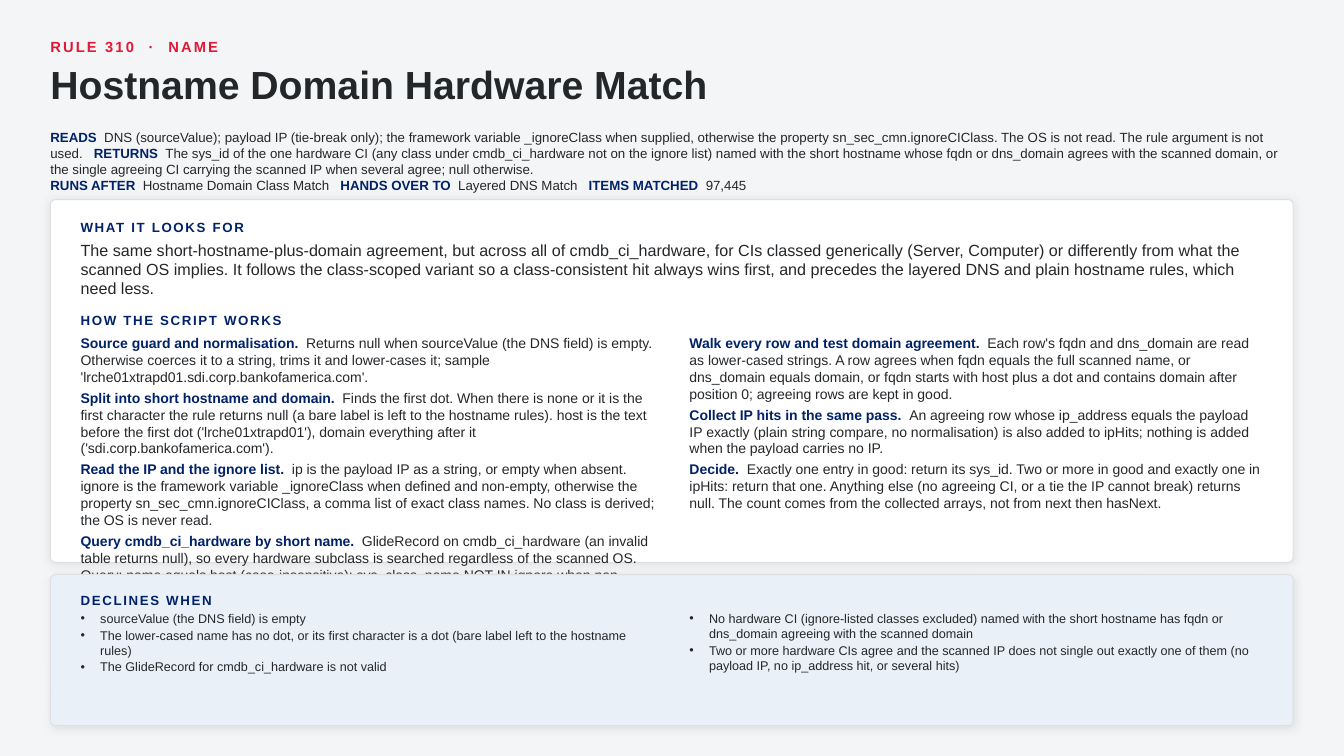
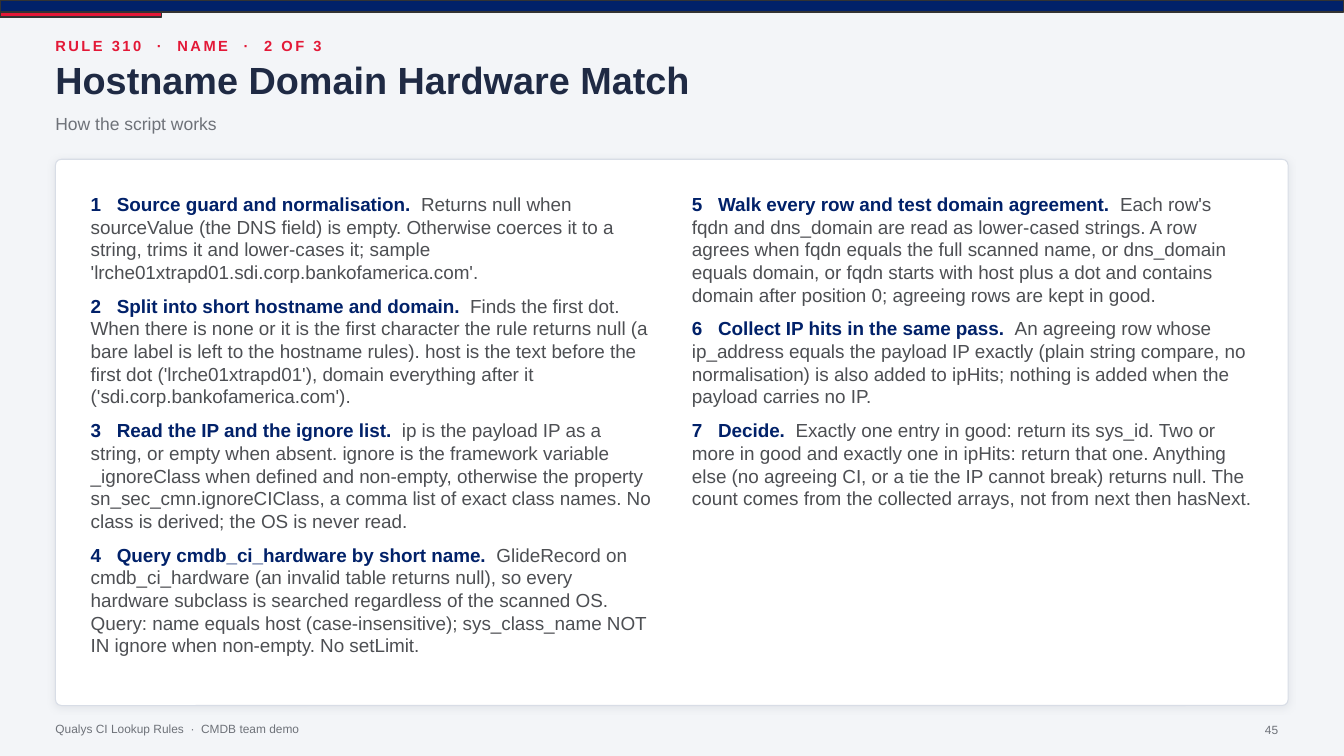
Before and after one commit to singhmihir/py, a slide deck: slide 45 of stories/qualys-ci-lookup-rules/Qualys CI Lookup Rules - CMDB Team Demo.pptx (slide 29 before the commit). Drawn at 1344x756 pixels with LibreOffice and Linux fonts; fonts in the diff are those of the drawing. Boxes give left, top, right and bottom in pixels: in the first picture for what was removed or moved away, otherwise in the second. Text is boxed around its words. In the diff, an @@ line names an element or a change of style, - is before the commit and + after.

```diff
--- a/stories/qualys-ci-lookup-rules/Qualys CI Lookup Rules - CMDB Team Demo.pptx
+++ b/stories/qualys-ci-lookup-rules/Qualys CI Lookup Rules - CMDB Team Demo.pptx
@@ background #F4F5F6 to #F3F5F8 @@
@@ rectangle added at [0,0,1344,12], fill #012169, outline #333333 1 pt @@
@@ rectangle added at [0,12,161,17], fill #E31837, outline #333333 1 pt @@
@@ text "Hostname Domain Hardware Match" at [55,66,689,95]: size 28 to 27 pt, text colour #24272A to #1F2A44 @@
@@ text at [55,40,321,51]: text changed @@
-RULE 310 · NAME
+RULE 310 · NAME · 2 OF 3
@@ text at [55,117,217,134]: text changed; size 9.5 to 12.5 pt; text colour #012169 to #6E7279; bold off @@
-HOW THE SCRIPT WORKS
+How the script works
@@ text "How the script works" at [55,117,217,134]: vertical alignment middle to top @@
@@ text removed at [50,132,1278,193] @@
-READS DNS (sourceValue); payload IP (tie-break only); the framework variable _ignoreClass when supplied, otherwise the property sn_sec_cmn.ignoreCIClass. The OS is not read. The rule argument is not used. RETURNS The sys_id of the one hardware CI (any class under cmdb_ci_hardware not on the ignore list) named with the short hostname whose fqdn or dns_domain agrees with the scanned domain, or the single agreeing CI carrying the scanned IP when several agree; null otherwise.
-RUNS AFTER Hostname Domain Class Match HANDS OVER TO Layered DNS Match ITEMS MATCHED 97,445
@@ rounded rectangle: place and size @@
-rounded rectangle at [50,200,1294,563]
+rounded rectangle at [55,159,1289,706]
@@ rounded rectangle at [55,159,1289,706]: outline #DDE0E3 0.75 pt to #D8DDE6 0.75 pt; shadow changed; proportions changed @@
@@ text at [91,197,651,656]: text changed; size 10 to 13.5 pt; text colour #24272A to #4D4F53 @@
-• Source guard and normalisation. Returns null when sourceValue (the DNS field) is empty. Otherwise coerces it to a string, trims it and lower-cases it; sample 'lrche01xtrapd01.sdi.corp.bankofamerica.com'.
-• Split into short hostname and domain. Finds the first dot. When there is none or it is the first character the rule returns null (a bare label is left to the hostname rules). host is the text before the first dot ('lrche01xtrapd01'), domain everything after it ('sdi.corp.bankofamerica.com').
-• Read the IP and the ignore list. ip is the payload IP as a string, or empty when absent. ignore is the framework variable _ignoreClass when defined and non-empty, otherwise the property sn_sec_cmn.ignoreCIClass, a comma list of exact class names. No class is derived; the OS is never read.
-• Query cmdb_ci_hardware by short name. GlideRecord on cmdb_ci_hardware (an invalid table returns null), so every hardware subclass is searched regardless of the scanned OS. Query: name equals host (case-insensitive); sys_class_name NOT IN ignore when non-empty. No setLimit.
+1 Source guard and normalisation. Returns null when sourceValue (the DNS field) is empty. Otherwise coerces it to a string, trims it and lower-cases it; sample 'lrche01xtrapd01.sdi.corp.bankofamerica.com'.
+2 Split into short hostname and domain. Finds the first dot. When there is none or it is the first character the rule returns null (a bare label is left to the hostname rules). host is the text before the first dot ('lrche01xtrapd01'), domain everything after it ('sdi.corp.bankofamerica.com').
+3 Read the IP and the ignore list. ip is the payload IP as a string, or empty when absent. ignore is the framework variable _ignoreClass when defined and non-empty, otherwise the property sn_sec_cmn.ignoreCIClass, a comma list of exact class names. No class is derived; the OS is never read.
+4 Query cmdb_ci_hardware by short name. GlideRecord on cmdb_ci_hardware (an invalid table returns null), so every hardware subclass is searched regardless of the scanned OS. Query: name equals host (case-insensitive); sys_class_name NOT IN ignore when non-empty. No setLimit.
@@ text at [692,197,1251,509]: text changed; size 10 to 13.5 pt; text colour #24272A to #4D4F53 @@
-• Walk every row and test domain agreement. Each row's fqdn and dns_domain are read as lower-cased strings. A row agrees when fqdn equals the full scanned name, or dns_domain equals domain, or fqdn starts with host plus a dot and contains domain after position 0; agreeing rows are kept in good.
-• Collect IP hits in the same pass. An agreeing row whose ip_address equals the payload IP exactly (plain string compare, no normalisation) is also added to ipHits; nothing is added when the payload carries no IP.
-• Decide. Exactly one entry in good: return its sys_id. Two or more in good and exactly one in ipHits: return that one. Anything else (no agreeing CI, or a tie the IP cannot break) returns null. The count comes from the collected arrays, not from next then hasNext.
+5 Walk every row and test domain agreement. Each row's fqdn and dns_domain are read as lower-cased strings. A row agrees when fqdn equals the full scanned name, or dns_domain equals domain, or fqdn starts with host plus a dot and contains domain after position 0; agreeing rows are kept in good.
+6 Collect IP hits in the same pass. An agreeing row whose ip_address equals the payload IP exactly (plain string compare, no normalisation) is also added to ipHits; nothing is added when the payload carries no IP.
+7 Decide. Exactly one entry in good: return its sys_id. Two or more in good and exactly one in ipHits: return that one. Anything else (no agreeing CI, or a tie the IP cannot break) returns null. The count comes from the collected arrays, not from next then hasNext.
@@ text removed at [81,214,1291,240] @@
-WHAT IT LOOKS FOR
@@ text removed at [81,244,1239,294] @@
-The same short-hostname-plus-domain agreement, but across all of cmdb_ci_hardware, for CIs classed generically (Server, Computer) or differently from what the scanned OS implies. It follows the class-scoped variant so a class-consistent hit always wins first, and precedes the layered DNS and plain hostname rules, which need less.
@@ rounded rectangle removed at [50,575,1294,726] @@
@@ text removed at [81,595,212,605] @@
-DECLINES WHEN
@@ text removed at [100,614,626,674] @@
-• sourceValue (the DNS field) is empty
-• The lower-cased name has no dot, or its first character is a dot (bare label left to the hostname rules)
-• The GlideRecord for cmdb_ci_hardware is not valid
@@ text removed at [709,614,1249,673] @@
-• No hardware CI (ignore-listed classes excluded) named with the short hostname has fqdn or dns_domain agreeing with the scanned domain
-• Two or more hardware CIs agree and the scanned IP does not single out exactly one of them (no payload IP, no ip_address hit, or several hits)
@@ text added at [55,724,299,736], 8.5 pt, text #6E7279 @@
+Qualys CI Lookup Rules · CMDB team demo
@@ page number added at [1265,726,1278,734], 8.5 pt, text #6E7279 @@
+45
```
Also in this commit, not shown: 85 other slides changed, 48 slides added, 3 other files.
